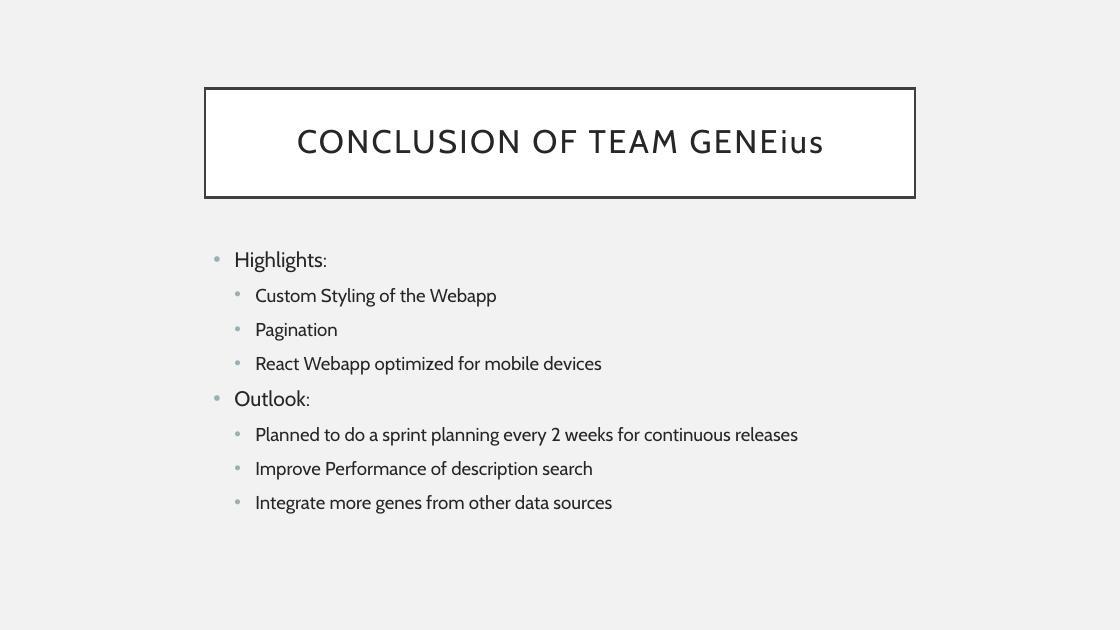
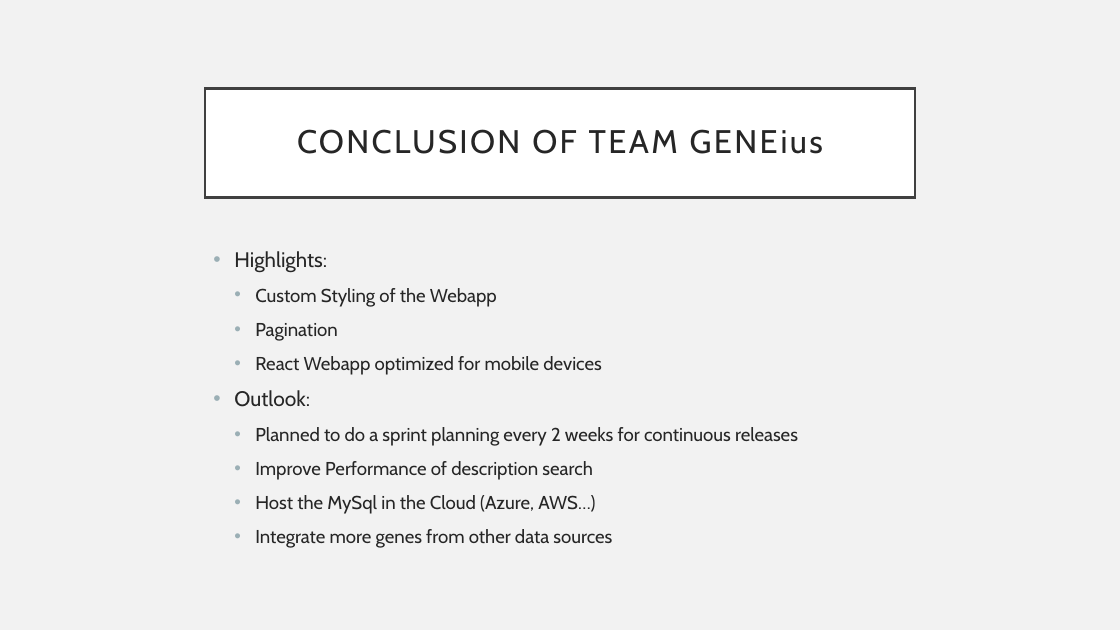
Before and after one commit to G43beli/GENEius, a slide deck: slide 14 of docs/Presentation.pptx. Drawn at 1120x630 pixels with LibreOffice and Linux fonts; fonts in the diff are those of the drawing. Boxes give left, top, right and bottom in pixels: in the first picture for what was removed or moved away, otherwise in the second. Text is boxed around its words. In the diff, an @@ line names an element or a change of style, - is before the commit and + after.

```diff
--- a/docs/Presentation.pptx
+++ b/docs/Presentation.pptx
@@ text at [255,495,595,514]: paragraph added @@
+  • Host the MySql in the Cloud (Azure, AWS…)
```
Also in this commit, not shown: 2 other files.
